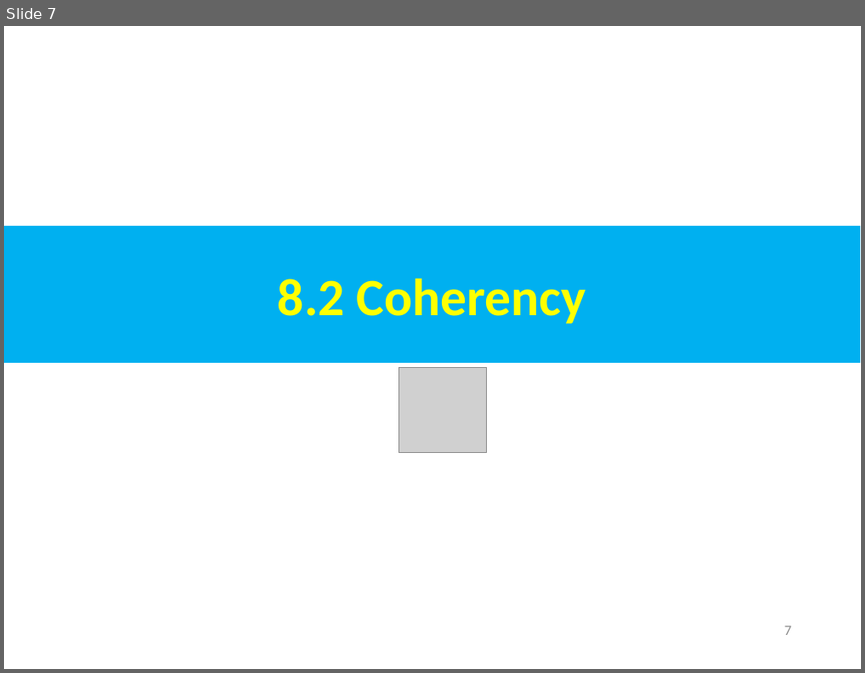
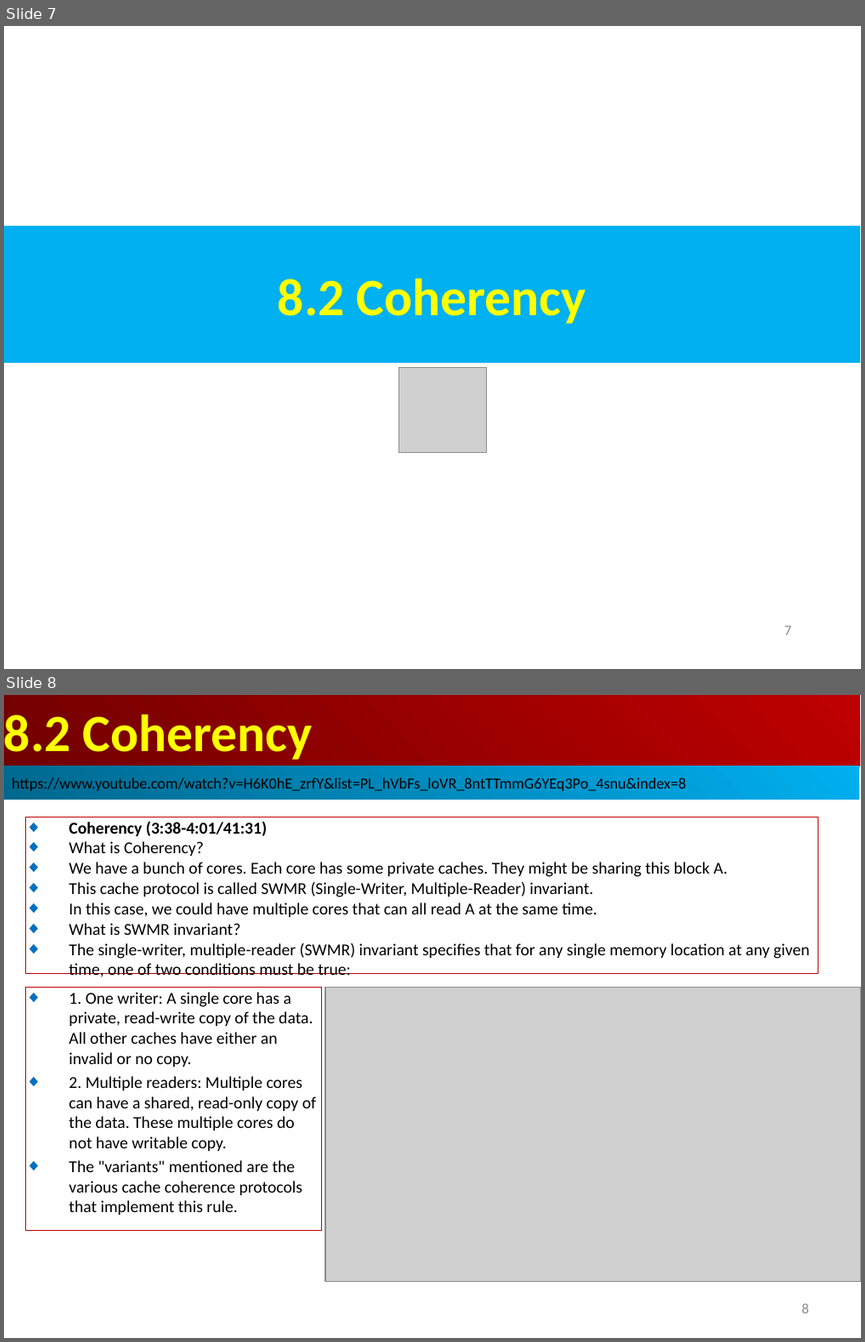
Before and after one commit to peterhchen/AIU_CS850_Gem5_McPAT, a slide deck: 050_Gem5/008.CacheMod/000_Video/008.CacheMod.ppt. Shown one above the other, each under a label of ours: slide 7 before the commit, slides 7 and 8 after it. The pictures are 865x673 and 865x1342 pixels, drawn with LibreOffice and Linux fonts; fonts in the diff are those of the drawing; grey boxes stand for pictures. Boxes give left, top, right and bottom in pixels: in the first picture for what was removed or moved away, otherwise in the second. Text is boxed around its words. In the diff, an @@ line names an element or a change of style, - is before the commit and + after.

```diff
--- a/050_Gem5/008.CacheMod/000_Video/008.CacheMod.ppt
+++ b/050_Gem5/008.CacheMod/000_Video/008.CacheMod.ppt
@@ slide 8 added at (x1=4, y1=695, x2=861, y2=1338), background #FFFFFF @@
@@ rectangle added at (x1=4, y1=695, x2=860, y2=766), fill gradient #BF0000 to #710000, 44 pt, text #FFFF00, bold @@
+8.2 Coherency
@@ rectangle added at (x1=4, y1=766, x2=859, y2=800), fill gradient #00AFEF to #00688E, 13 pt, text #000000 @@
+https://www.youtube.com/watch?v=H6K0hE_zrfY&list=PL_hVbFs_loVR_8ntTTmmG6YEq3Po_4snu&index=8
@@ rectangle added at (x1=25, y1=817, x2=818, y2=974), outline #C00000 0.74 pt, 14 pt, text #000000 @@
+◆ Coherency (3:38-4:01/41:31)
+◆ What is Coherency?
+◆ We have a bunch of cores. Each core has some private caches. They might be sharing this block A.
+◆ This cache protocol is called SWMR (Single-Writer, Multiple-Reader) invariant.
+◆ In this case, we could have multiple cores that can all read A at the same time.
+◆ What is SWMR invariant?
+◆ The single-writer, multiple-reader (SWMR) invariant specifies that for any single memory location at any given time, one of two conditions must be true:
@@ rectangle added at (x1=25, y1=987, x2=321, y2=1231), outline #C00000 0.74 pt, 14 pt, text #000000 @@
+◆ 1. One writer: A single core has a private, read-write copy of the data. All other caches have either an invalid or no copy.
+◆ 2. Multiple readers: Multiple cores can have a shared, read-only copy of the data. These multiple cores do not have writable copy.
+◆ The "variants" mentioned are the various cache coherence protocols that implement this rule.
@@ picture added at (x1=325, y1=987, x2=861, y2=1281) @@
@@ page number added at (x1=801, y1=1303, x2=808, y2=1313), 12 pt, text #8B8B8B @@
+8
```
Also in this commit, not shown: 1 slide changed, 4 other slides added.
